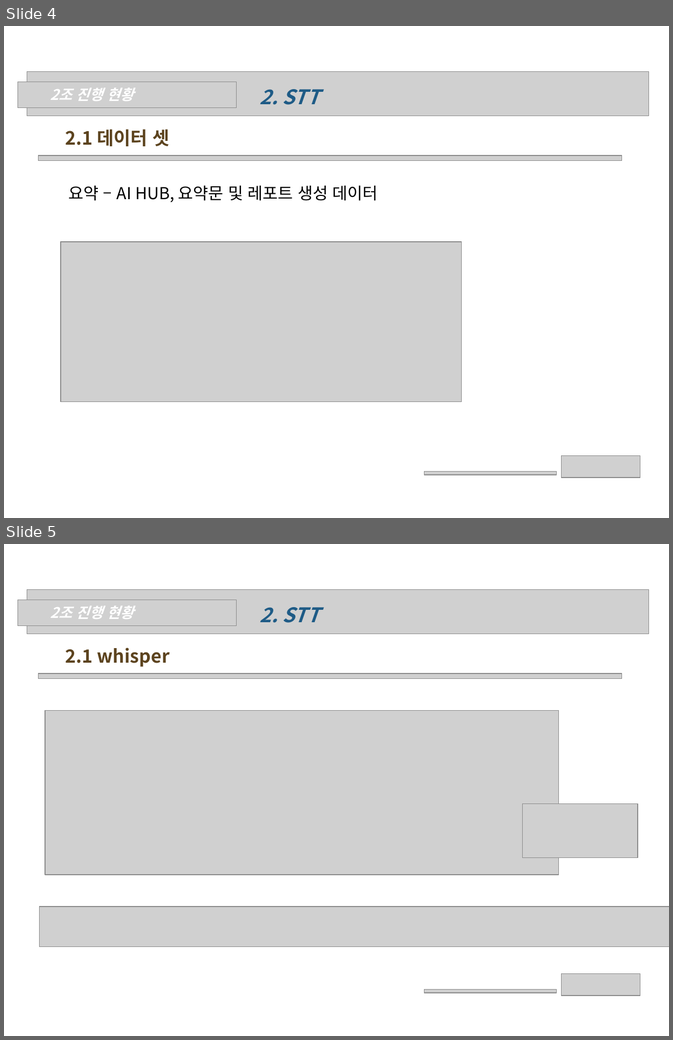
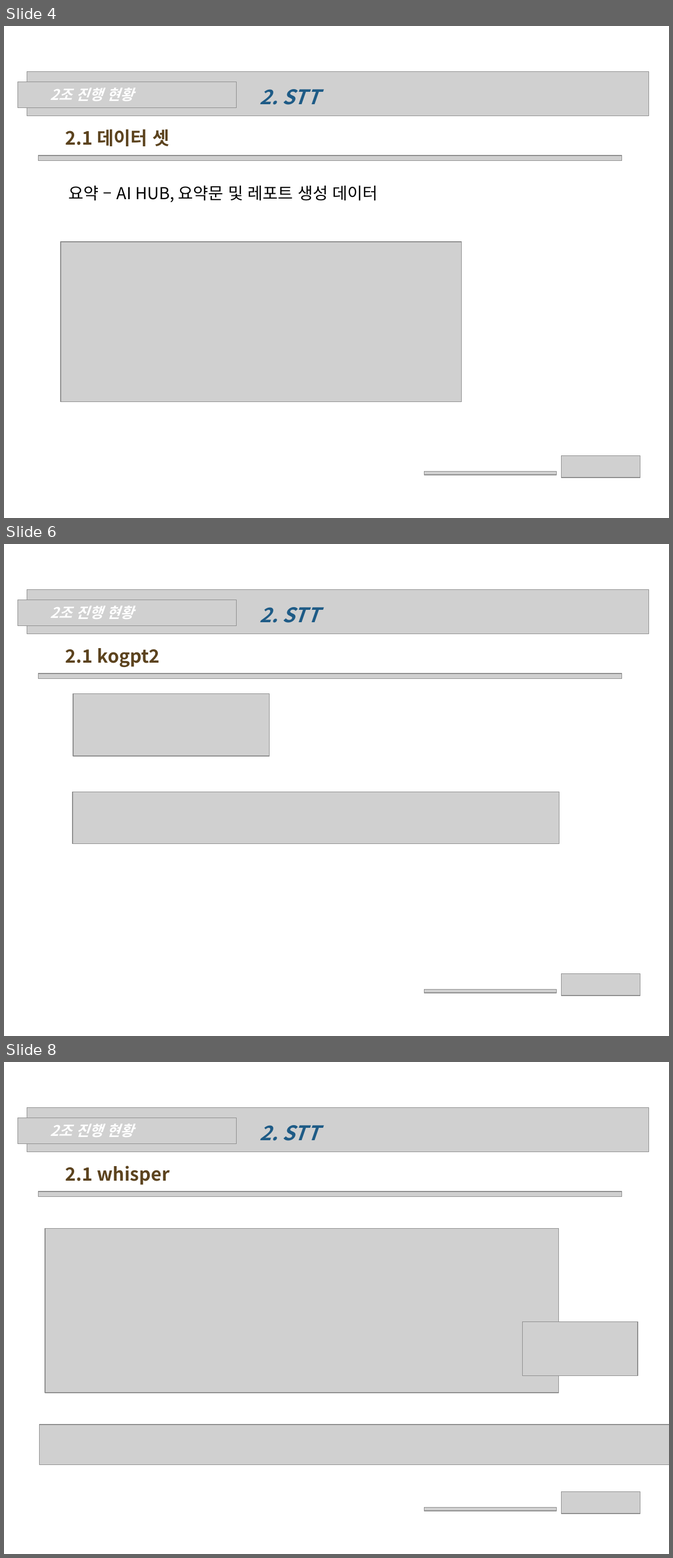
Before and after one commit to wonchul98/audio-to-summary, a slide deck: ppt/0522_2조_나현희_신원철.pptx. Shown one above the other, each under a label of ours: slides 4 and 5 before the commit, slides 4, 6 and 8 after it; the slides between them are not shown. The pictures are 673x1040 and 673x1558 pixels, drawn with LibreOffice and Linux fonts; fonts in the diff are those of the drawing; grey boxes stand for pictures; background and template pictures are left out. Boxes give left, top, right and bottom in pixels: in the first picture for what was removed or moved away, otherwise in the second. Text is boxed around its words. In the diff, an @@ line names an element or a change of style, - is before the commit and + after.

```diff
--- a/ppt/0522_2조_나현희_신원철.pptx
+++ b/ppt/0522_2조_나현희_신원철.pptx
@@ slide 6 added at (4,544,669,1036), background picture (left out) @@
@@ picture added at (27,589,649,634) @@
@@ picture added at (18,600,236,626) @@
@@ text added at (50,606,134,619), 16 pt, text #FFFFFF, bold, italic @@
+2조 진행 현황
@@ text added at (259,607,320,623), 22 pt, text #1E5B86, bold, italic @@
+2. STT
@@ text added at (66,648,160,668), 20 pt, text #5C431E, bold @@
+2.1 kogpt2
@@ picture added at (38,674,622,679) @@
@@ picture added at (73,694,269,756) @@
@@ picture added at (73,792,559,844) @@
@@ picture added at (561,974,640,995) @@
@@ picture added at (425,990,557,993) @@
@@ what was slide 5 is now slide 8 @@
```
Also in this commit, not shown: 2 other slides added.
